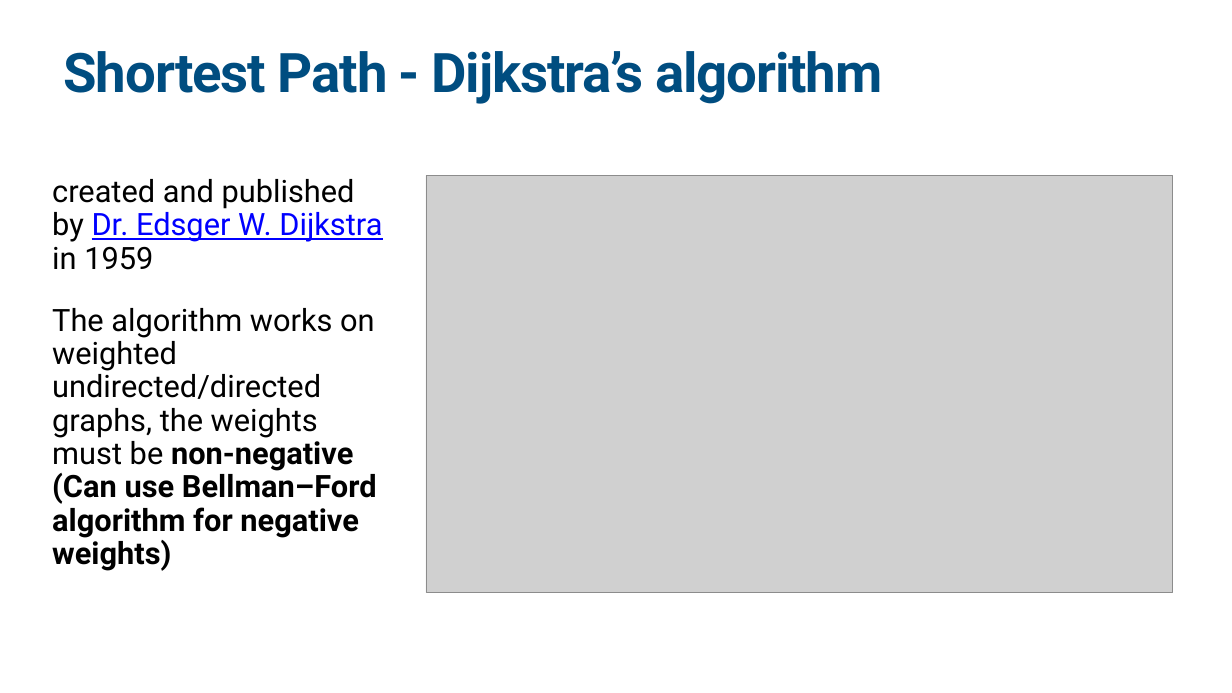
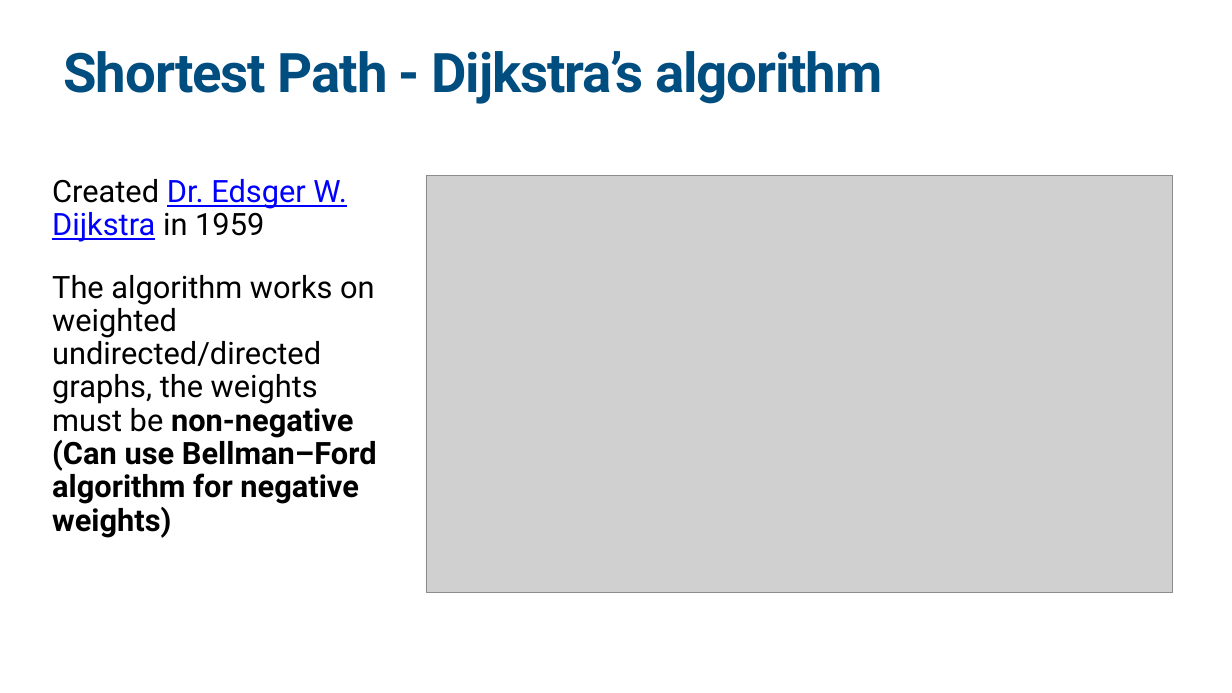
Before and after one commit to sfong8/networkX, a slide deck: slide 15 of Network_shareSession.pptx (slide 13 before the commit). Drawn at 1232x693 pixels with LibreOffice and Linux fonts; fonts in the diff are those of the drawing; grey boxes stand for pictures. Boxes give left, top, right and bottom in pixels: in the first picture for what was removed or moved away, otherwise in the second. Text is boxed around its words. In the diff, an @@ line names an element or a change of style, - is before the commit and + after.

```diff
--- a/Network_shareSession.pptx
+++ b/Network_shareSession.pptx
@@ text at (x1=52, y1=179, x2=347, y2=242): text changed; text colour #000000 to #0000FF @@
-created and published by Dr. Edsger W. Dijkstra in 1959
+Created Dr. Edsger W. Dijkstra in 1959
```
Also in this commit, not shown: 2 other slides changed, 11 slides added, 4 slides removed, 9 other files.
